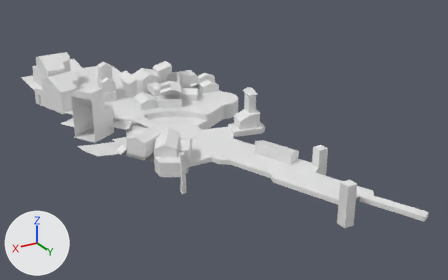
Two versions of the FBX model models/structures/structures_main_island/plaza_ground.fbx, one commit apart.
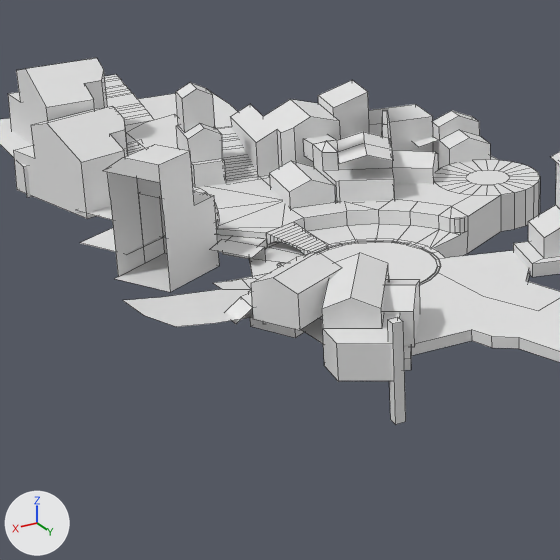
There are two pictures of each version: one whole from a camera (50 mm lens) standing at (54.4, 111.9, 51.4) and looking at (-7.5, 8.8, -0.2), one close up on the part from 7% to 55% of the width and 11% to 88% of the height. Every picture has the same lights, and +X, +Y and +Z are marked at lower left. The close-ups show mesh edges as thin lines. Where no turn or scale is listed for an object, it has been applied to the vertices. Vertices at the same position are counted once.

The first close-up shows 'plaza_ground'.
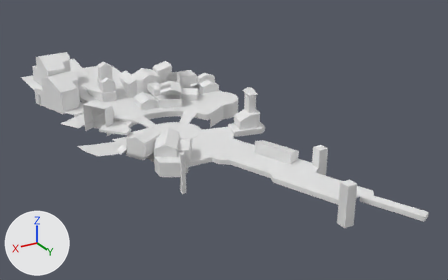
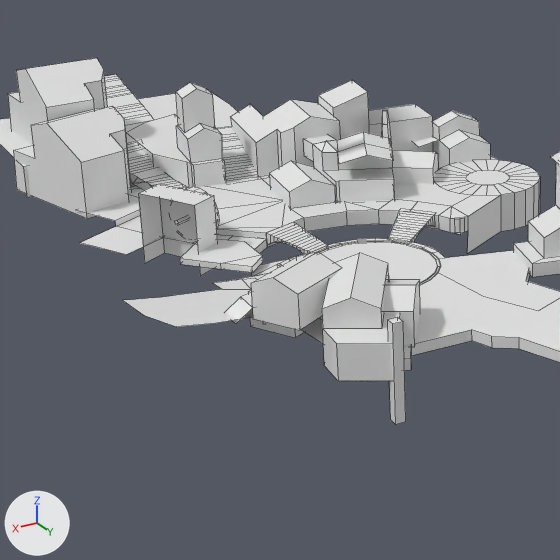
Location of each change, (x1, y1, x2, y2) in pixels of the close-ups (560 x 560 px; the box of a moved part takes in the faces that stretch with it):
part 1 of me_circle_002, added
    after: (388, 209, 436, 242)
part 2 of me_circle_002, moved or reshaped
    before: (104, 144, 468, 292)
    after: (160, 196, 311, 276)

Edits to the bpy script that builds the scene:
```text
Change me_circle_002:
    used by ob_plaza_ground; location = (0.0, 0.0, 0.0)
    remove me_circle_002.from_pydata(...)  # 1048 vertices, 702 faces; spans x -23.2..22.0, y -47.4..53.2, z -4.3..10.9
    add me_circle_002.from_pydata(...)  # 1107 vertices, 750 faces; spans x -23.2..22.0, y -47.4..53.2, z -4.3..10.9
    me_circle_002 part 1: a new loose piece of 56 vertices spanning x -9.5..-3.9, y -8.6..-3.2, z -1.0..0.9, in mat_checker (white #e7e7e7)
    me_circle_002 part 2
    23 vertices are removed from x 4.2..18.5, y -13.2..-2.9, z -1.2..9.8
    31 faces are deleted
    12 vertices are added at x 5.4..13.9, y -10.6..-2.9, z -1.2..0.4
    7 new vertices lie (0.0, 0.0, -2.3) away from vertices in x -6.1..1.2, y -6.2..-1.5, z -0.4
    7 new vertices lie (0.0, 0.0, 0.5) away from vertices in x 7.8..13.9, y -10.6..-2.9, z 0.4
    25 new faces join them, mat_checker (white #e7e7e7)
```
